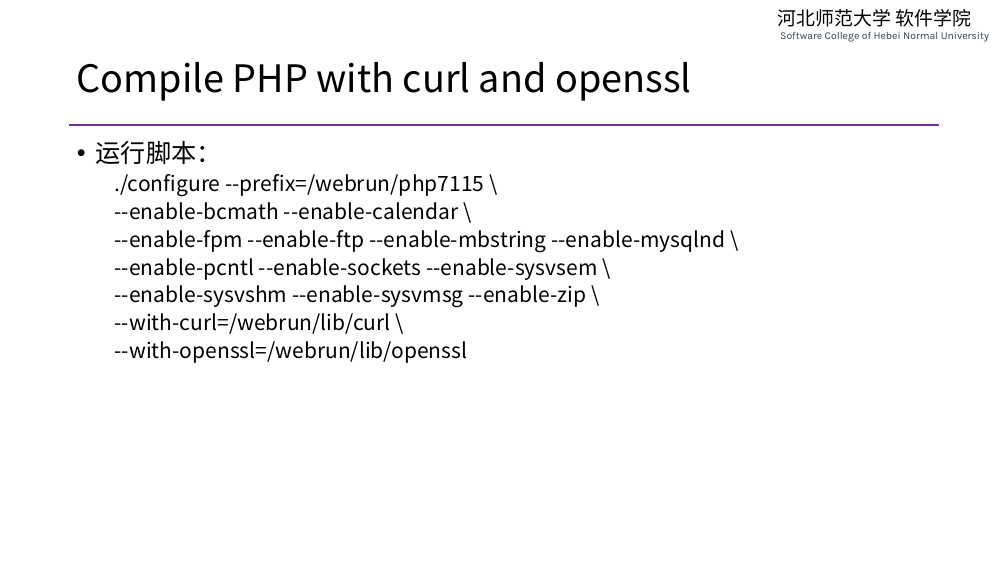
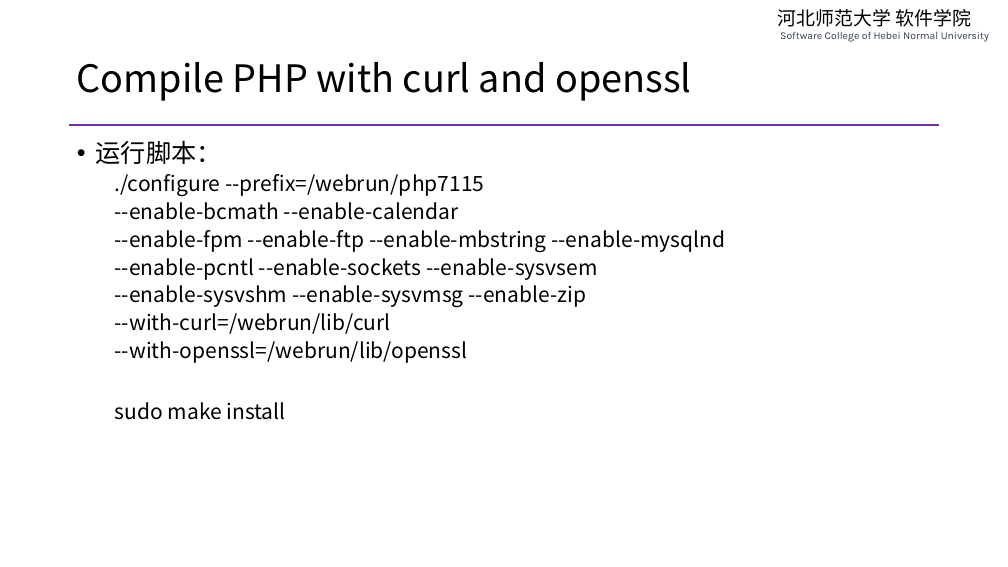
Before and after one commit to edu2act/course-php-serverside-development-on-linux, a slide deck: slide 19 of materials/slides/ch02-complie-php-source-code.pptx (slide 20 before the commit). Drawn at 1008x567 pixels with LibreOffice and Linux fonts; fonts in the diff are those of the drawing. Boxes give left, top, right and bottom in pixels: in the first picture for what was removed or moved away, otherwise in the second. Text is boxed around its words. In the diff, an @@ line names an element or a change of style, - is before the commit and + after.

```diff
--- a/materials/slides/ch02-complie-php-source-code.pptx
+++ b/materials/slides/ch02-complie-php-source-code.pptx
@@ text at (x1=115, y1=174, x2=725, y2=334): text changed @@
-  ./configure --prefix=/webrun/php7115 \
-  --enable-bcmath --enable-calendar \
-  --enable-fpm --enable-ftp --enable-mbstring --enable-mysqlnd \
-  --enable-pcntl --enable-sockets --enable-sysvsem \
-  --enable-sysvshm --enable-sysvmsg --enable-zip \
-  --with-curl=/webrun/lib/curl \
+  ./configure --prefix=/webrun/php7115
+  --enable-bcmath --enable-calendar
+  --enable-fpm --enable-ftp --enable-mbstring --enable-mysqlnd
+  --enable-pcntl --enable-sockets --enable-sysvsem
+  --enable-sysvshm --enable-sysvmsg --enable-zip
+  --with-curl=/webrun/lib/curl
@@ text at (x1=115, y1=402, x2=286, y2=420): paragraph added @@
+  sudo make install
```
Also in this commit, not shown: 4 other slides changed, 4 slides added, 1 slide removed, 3 other files.
